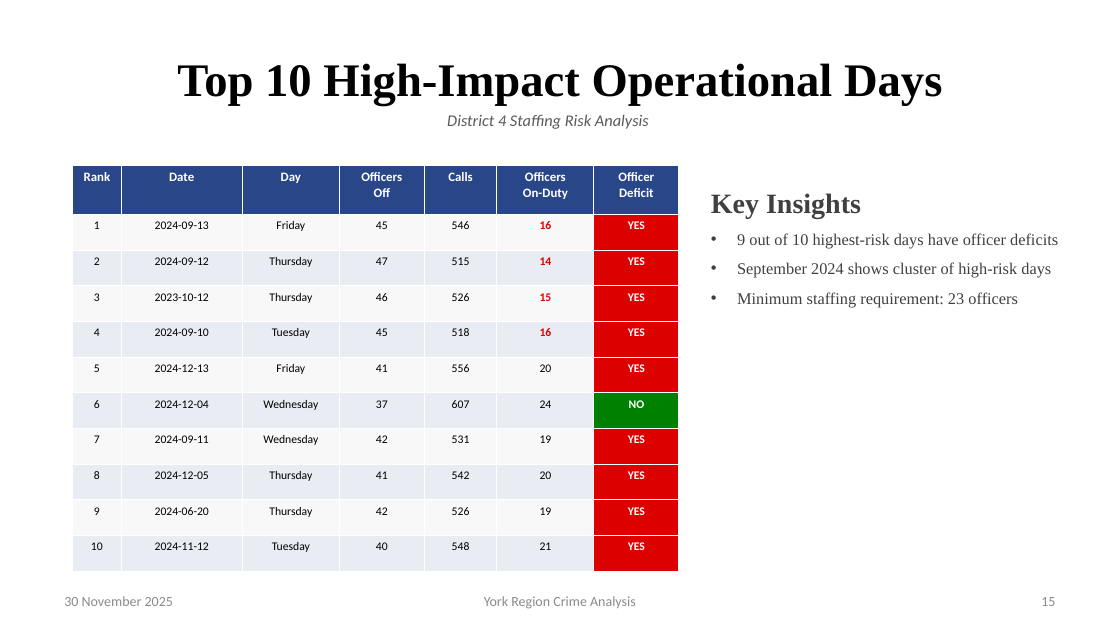
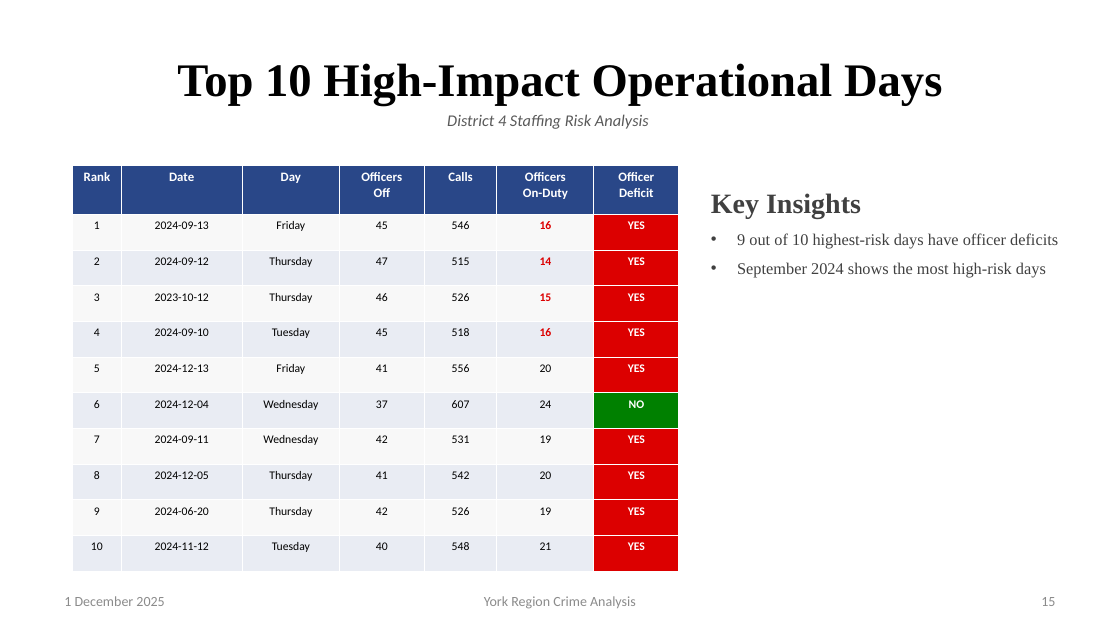
Before and after one commit to fuxima/YRP, a slide deck: slide 15 of YorkRegionCrimeAnalysis_presentation.pptx. Drawn at 1120x630 pixels with LibreOffice and Linux fonts; fonts in the diff are those of the drawing; background and template pictures are left out. Boxes give left, top, right and bottom in pixels: in the first picture for what was removed or moved away, otherwise in the second. Text is boxed around its words. In the diff, an @@ line names an element or a change of style, - is before the commit and + after.

```diff
--- a/YorkRegionCrimeAnalysis_presentation.pptx
+++ b/YorkRegionCrimeAnalysis_presentation.pptx
@@ text at box(737, 262, 1046, 278): text changed @@
-• September 2024 shows cluster of high-risk days
-• Minimum staffing requirement: 23 officers
+• September 2024 shows the most high-risk days
@@ text at box(64, 596, 164, 606): text changed @@
-30 November 2025
+1 December 2025
```
Also in this commit, not shown: 27 other slides changed.
